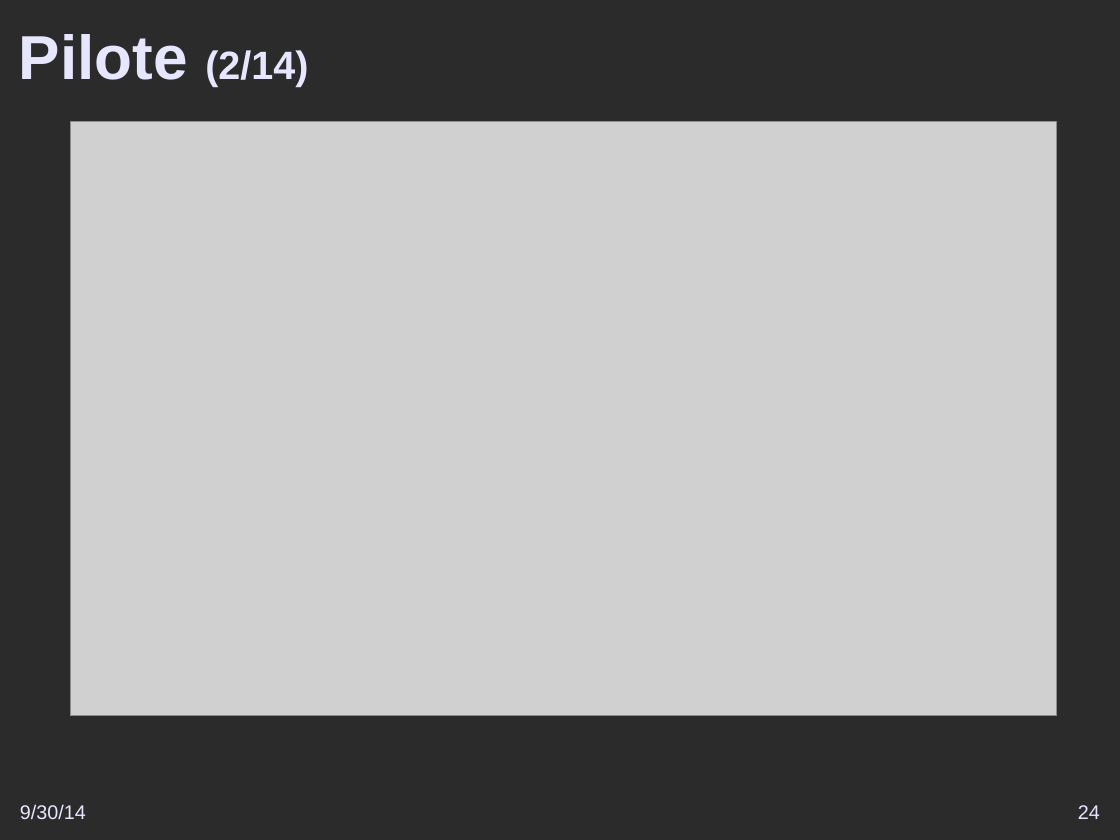
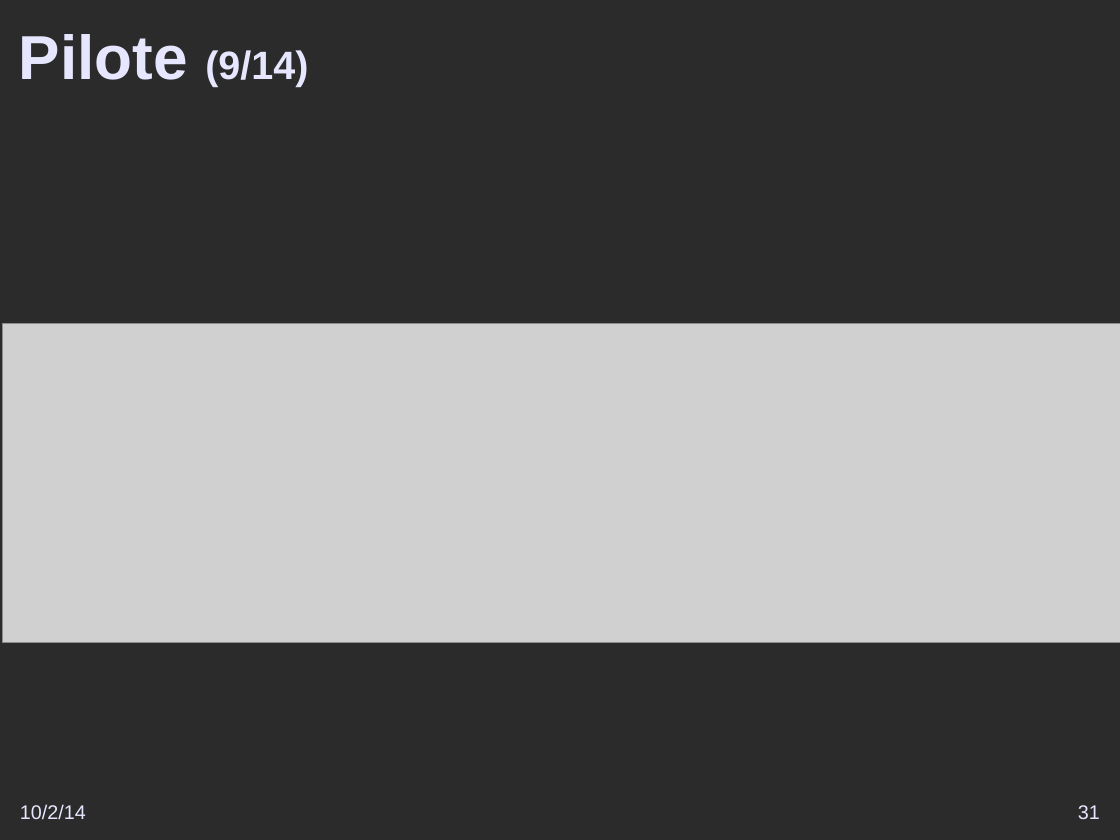
Before and after one commit to DSI-Ville-Noumea/sirh-kiosque-j2ee-old, a slide deck: slide 31 of src/site/resources/Vers_un_Kiosque_RH_J2EE.odp (slide 24 before the commit). Drawn at 1120x840 pixels with LibreOffice and Linux fonts; fonts in the diff are those of the drawing; grey boxes stand for pictures; background and template pictures are left out; a plain dark background stands for a picture behind light text. Boxes give left, top, right and bottom in pixels: in the first picture for what was removed or moved away, otherwise in the second. Text is boxed around its words. In the diff, an @@ line names an element or a change of style, - is before the commit and + after.

```diff
--- a/src/site/resources/Vers_un_Kiosque_RH_J2EE.odp
+++ b/src/site/resources/Vers_un_Kiosque_RH_J2EE.odp
@@ title at [19, 34, 308, 86]: text changed @@
-Pilote (2/14)
+Pilote (9/14)
@@ picture: place and size @@
-picture at [70, 122, 1057, 717]
+picture at [2, 324, 1120, 643]
@@ text at [20, 804, 86, 820]: text changed @@
-9/30/14
+10/2/14
@@ page number at [1078, 805, 1100, 819]: text changed @@
-24
+31
```
Also in this commit, not shown: 41 other slides changed, 1 slide added.
